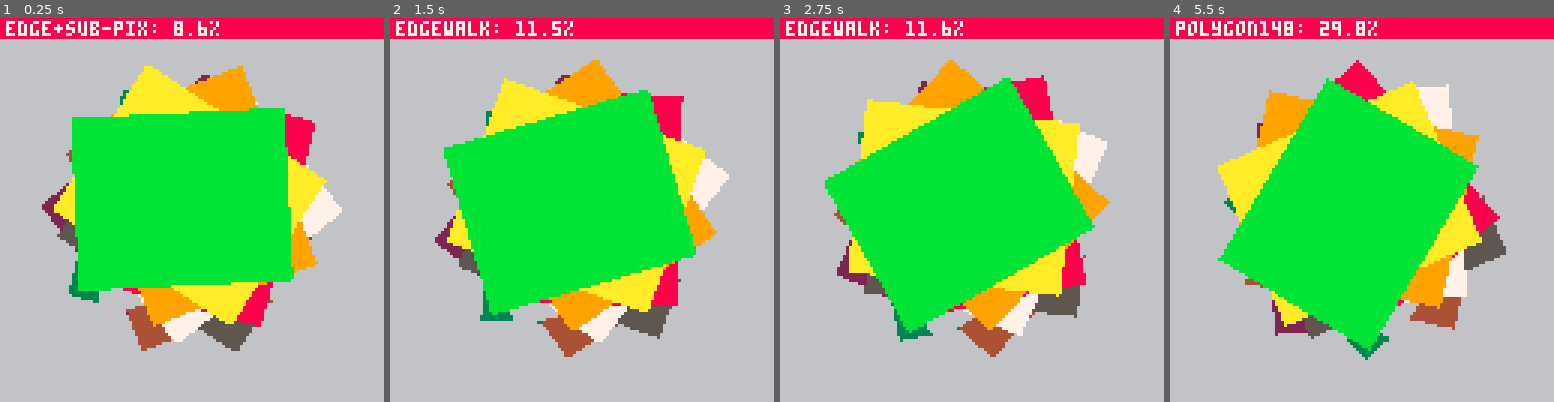
Above: before the commit, frames 1-4 (left to right).
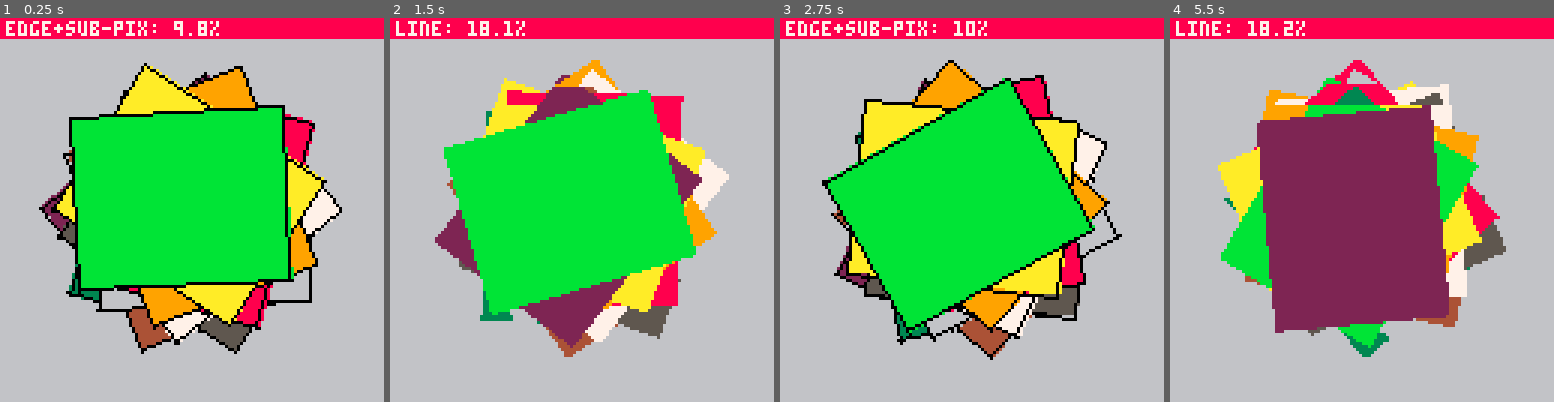
Above: after the commit, the same moments.

Repository: freds72/virtua-on
Game: PICO-8 cartridge carts/edge_rasterizer.p8
Same seed, same stepped clock (60 frames per second), same inputs: the game is played once before the commit and once after it.
Inputs:
- Up to frame 1 (0.25 s): no input
- Up to frame 2 (1.5 s): tap O (Z key) at 0.7 s
- Up to frame 3 (2.75 s): tap O (Z key) at 1.7, 2.1, 2.5 s
- Up to frame 4 (5.5 s): tap O (Z key) every 0.4 s from 2.9 to 5.3 s

The runs differ from the first frame. In frame 1, 4.5% of the frame differs, in the area x 10-90%, y 0-88%; in frame 2, 5.5%; in frame 3, 4.9%; in frame 4, 28%, in the area x 2-88%, y 0-90%.

Commit message:
another take at polyfill bench

Diff:
--- a/carts/edge_rasterizer.p8
+++ b/carts/edge_rasterizer.p8
@@ -14,12 +14,13 @@
 		--trifill_rasterizer,
 		--hybrid_rasterizer,
 		convex_rasterizer,
-		edgewalk_rasterizer,
+		--edgewalk_rasterizer,
 		--zerocache_rasterizer,
 		--poke_rasterizer,
 		--sbuffer_rasterizer,
-		polygon148_rasterizer,
-		--convex_zbuf_rasterizer
+		--polygon148_rasterizer,
+		--convex_zbuf_rasterizer,
+		line_rasterizer
 	}
  --raz=edge_rasterizer()
  --raz=poly_rasterizer()
@@ -463,6 +464,13 @@
 				lx+=ldx
 				rx+=rdx
 			end
+			local x0,y0=p[#p][1],p[#p][2]
+			for i=1,#p do
+				local x1,y1=p[i][1],p[i][2]
+				line(x0,y0,x1-x0%1,y1-y0%1,0)
+				x0=x1
+				y0=y1
+			end
 		end
 		poly={}
 	end
@@ -1018,6 +1026,89 @@
 end
 }
 end
+
+-->8
+-- line by line rasterizer
+--
+function line_rasterizer()
+	local polys,id={},0
+
+	return {
+		name="line",
+		-- add edge
+		add=function(self,verts,c,z)
+			-- polygon
+			local miny,maxy,mini=32000,-32000
+			-- find extent
+			for i=1,#verts do
+				local y=verts[i][2]
+				if (y<miny) mini,miny=i,y
+				if (y>maxy) maxy=y
+			end
+			miny=miny&-1
+			maxy=(maxy&-1)-1
+			-- out of bounds?
+			if(maxy<0 or miny>127) return
+			if(maxy>127) maxy=127
+			if(miny<0) miny=0
+			local polys_at_line=polys[miny] or {}
+			polys_at_line[id]=setmetatable({lj=mini,rj=mini,ly=miny,ry=miny,lx=0,ldx=0,rx=0,rdx=0,maxy=maxy,col=c,v=verts,nv=#verts},{__index=_ENV})
+			polys[miny]=polys_at_line
+			id+=1
+		end,
+		draw=function(self)
+			local apl={}
+			for y=0,127 do
+				-- add active polys
+				for id,p in pairs(polys[y]) do
+					apl[id]=p
+				end
+				for id,p in pairs(apl) do
+					-- unpack data for left & right edges:
+					local _ENV=p
+					--maybe update to next vert
+					while ly<=y do
+						local v0=v[lj]
+						lj+=1
+						if (lj>nv) lj=1
+						local v1=v[lj]
+						local y0,y1=v0[2],v1[2]
+						ly=y1&-1
+						lx=v0[1]
+						ldx=(v1[1]-lx)/(y1-y0)
+						--sub-pixel correction
+						lx+=(1-(y0&0x0.ffff))*ldx
+					end
+					while ry<=y do
+						local v0=v[rj]
+						rj-=1
+						if (rj<1) rj=nv
+						local v1=v[rj]
+						local y0,y1=v0[2],v1[2]
+						ry=y1&-1
+						rx=v0[1]
+						rdx=(v1[1]-rx)/(y1-y0)
+						--sub-pixel correction
+						rx+=(1-(y0&0x0.ffff))*rdx
+					end
+					rectfill(rx,y,lx,y,col)
+					-- was last line?
+					if y>=maxy then
+						apl[id]=nil
+					else
+						lx+=ldx
+						rx+=rdx
+					end
+				end
+			end
+			for k in pairs(polys) do
+				polys[k]=nil
+			end
+			id=0
+		end
+	}
+end
+
 __gfx__
 00000000000000000000000000000000000000000000000000000000000000000000000000000000000000000000000000000000000000000000000000000000
 00000000000000000000000000000000000000000000000000000000000000000000000000000000000000000000000000000000000000000000000000000000
